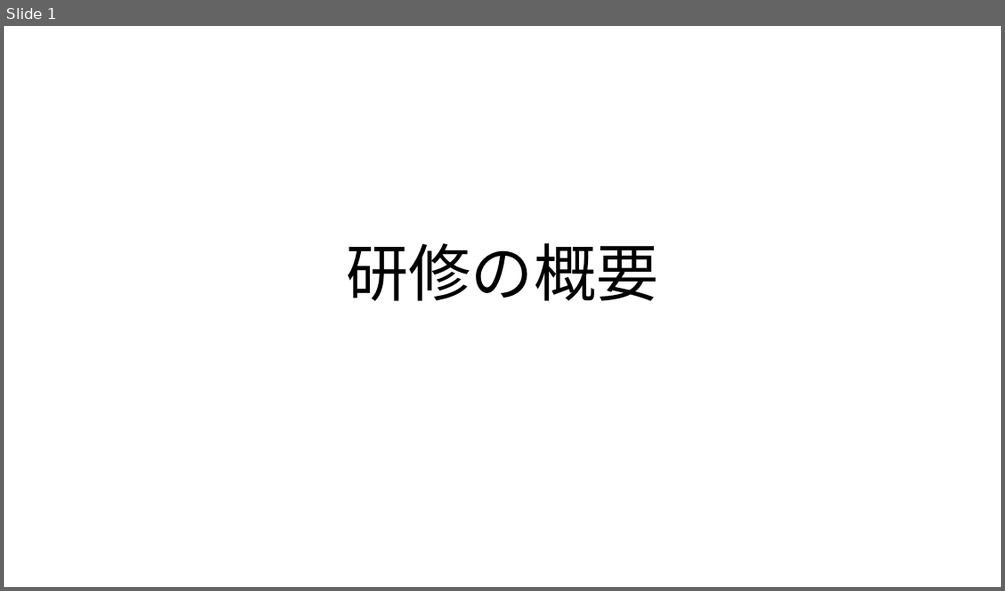
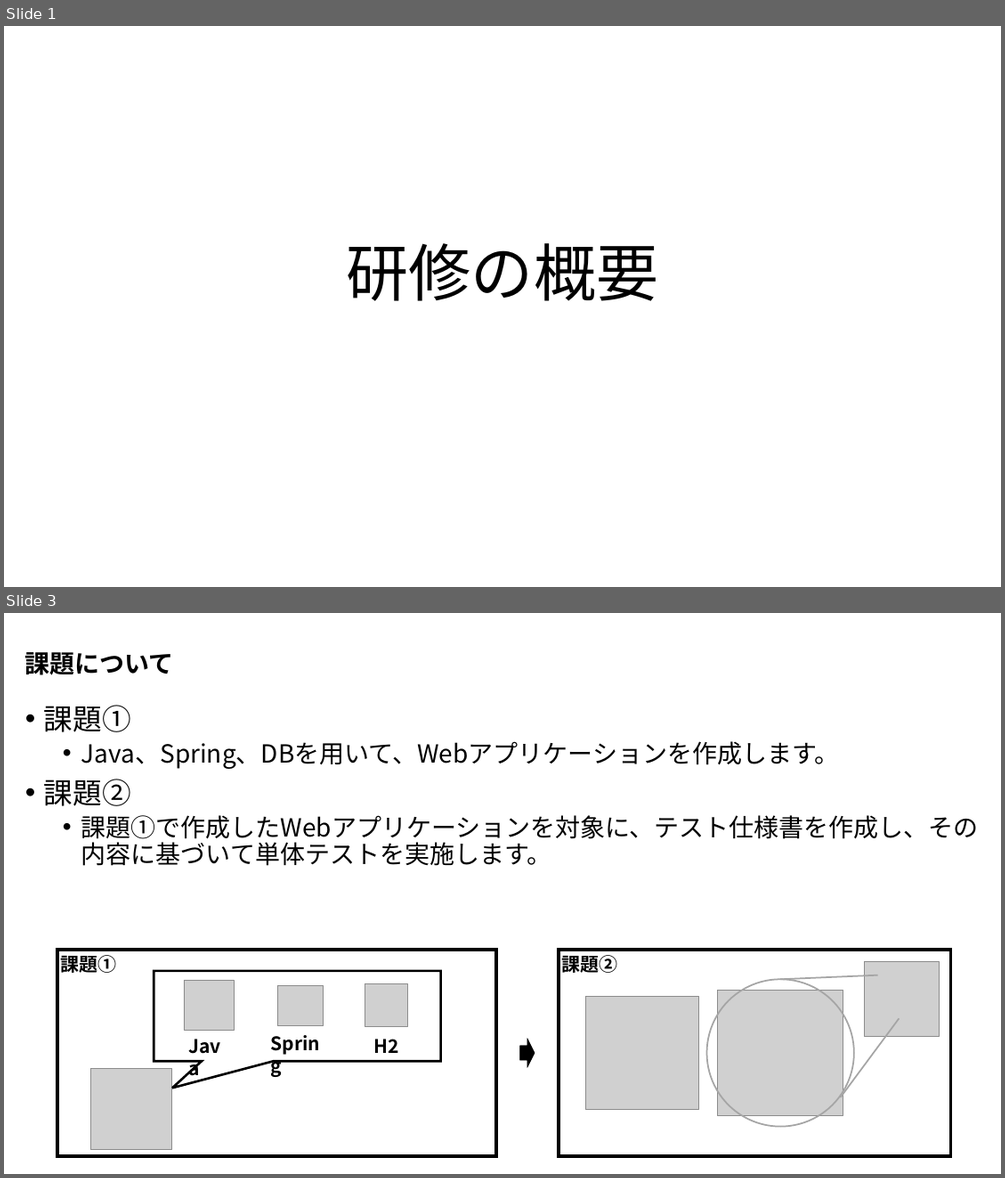
Before and after one commit to nishida2073/ai_navive, a slide deck: 00_オリエンテーション/【AI Native研修-バイブコーディング】研修の概要.pptx. Shown one above the other, each under a label of ours: slide 1 before the commit, slides 1 and 3 after it; the slides between them are not shown. The pictures are 1005x591 and 1005x1178 pixels, drawn with LibreOffice and Linux fonts; fonts in the diff are those of the drawing; grey boxes stand for pictures. Boxes give left, top, right and bottom in pixels: in the first picture for what was removed or moved away, otherwise in the second. Text is boxed around its words. In the diff, an @@ line names an element or a change of style, - is before the commit and + after.

```diff
--- a/00_オリエンテーション/【AI Native研修-バイブコーディング】研修の概要.pptx
+++ b/00_オリエンテーション/【AI Native研修-バイブコーディング】研修の概要.pptx
@@ slide 3 added at box(4, 613, 1001, 1174), background #FFFFFF @@
@@ title added at box(25, 652, 174, 675), 24 pt, text #000000, bold @@
+課題について
@@ text added at box(44, 705, 979, 866), 24 pt, text #000000 @@
+• 課題①
+  • Java、Spring、DBを用いて、Webアプリケーションを作成します。
+• 課題②
+  • 課題①で作成したWebアプリケーションを対象に、テスト仕様書を作成し、その内容に基づいて単体テストを実施します。
@@ rectangle added at box(57, 949, 497, 1156), outline #000000 3 pt, 18 pt, text #000000, bold @@
+課題①
@@ rectangle added at box(558, 949, 951, 1156), outline #000000 3 pt, 18 pt, text #000000, bold @@
+課題②
@@ speech box added at box(154, 971, 441, 1061), outline #000000 2.25 pt @@
@@ picture added at box(184, 981, 234, 1030) @@
@@ picture added at box(278, 985, 324, 1026) @@
@@ picture added at box(365, 983, 408, 1026) @@
@@ ellipse added at box(707, 980, 854, 1127), outline #A5A5A5 1.5 pt @@
@@ line added from (780, 980) to (878, 975), #A5A5A5 1.5 pt @@
@@ picture added at box(865, 961, 939, 1036) @@
@@ picture added at box(586, 997, 698, 1109) @@
@@ picture added at box(718, 989, 844, 1116) @@
@@ text added at box(181, 1031, 236, 1061), 18 pt, text #000000, bold @@
+Java
@@ text added at box(264, 1028, 339, 1058), 18 pt, text #000000, bold @@
+Spring
@@ text added at box(373, 1038, 398, 1053), 18 pt, text #000000, bold @@
+H2
@@ down arrow added at box(519, 1038, 534, 1067), fill #000000, outline #000000 0.25 pt @@
@@ line added from (841, 1097) to (899, 1018), #A5A5A5 1.5 pt @@
@@ picture added at box(90, 1069, 171, 1149) @@
```
Also in this commit, not shown: 3 slides changed, 2 other files.
